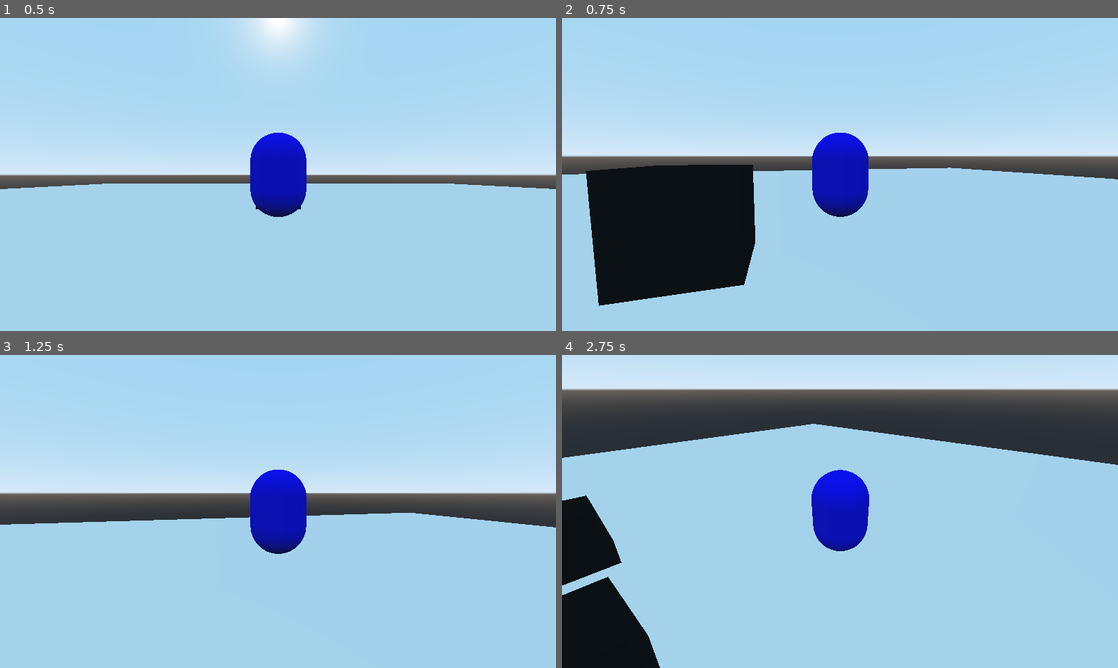
Above: before the commit, frames 1-4 (two rows, left to right).
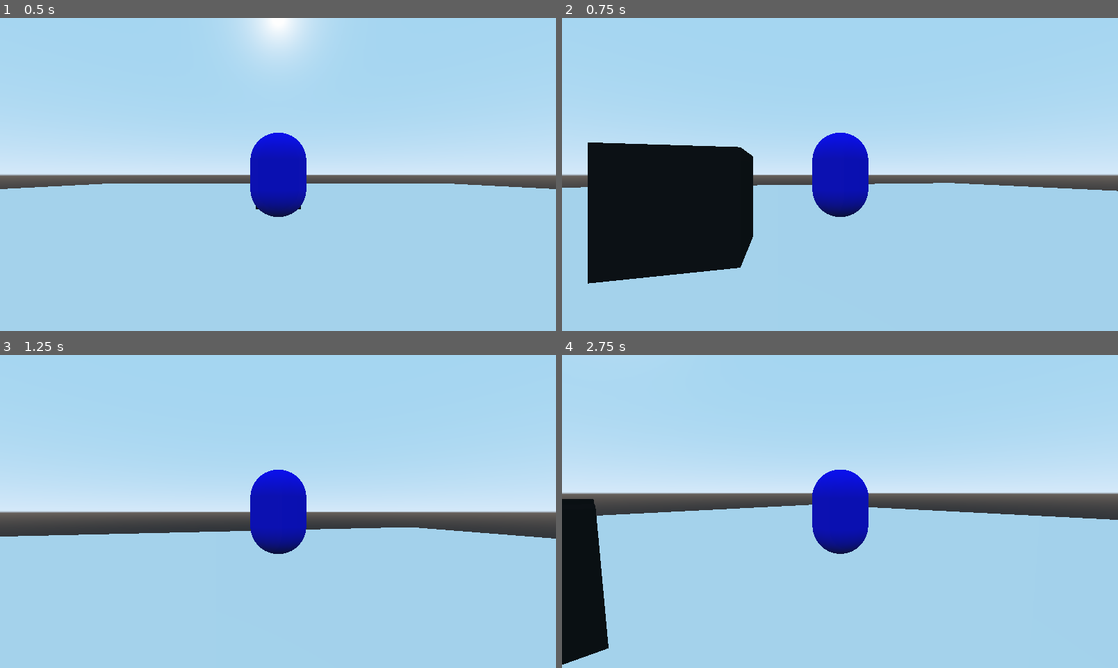
Above: after the commit, the same moments.

Repository: copsfuraxx/FallGuysLike
Game: Godot game, scene res://Scenes/Main.tscn
The game is run twice, just before and just after one commit, with the same random seed, the same clock (stepped at 60 frames per second) and the same inputs.
Inputs (mouse positions are in pixels of both pictures, inside the frame that each line leads up to):
- Up to frame 1 (0.5 s): no input
- Up to frame 2 (0.75 s): tap Enter at 0.5 s; move the mouse to (867, 174) at 0.52 s; hold Z (up) from 0.53 s (still down)
- Up to frame 3 (1.25 s): keep holding Z (up); tap Space (jump) at 0.77 s
- Up to frame 4 (2.75 s): keep holding Z (up); move the mouse to (812, 511) at 1.27 s; tap Space (jump) at 1.52 s; move the mouse to (851, 505) at 2.02 s

Frame 1 is identical in both runs. In frame 2, 9.9% of the frame differs, in the area x 0-100%, y 36-92%; in frame 3, 11%; in frame 4, 44%, in the area x 0-100%, y 0-100%.

Commit message:
control camera

Diff:
--- a/Scripts/Player.gd
+++ b/Scripts/Player.gd
@@ -16,8 +16,8 @@
 
 func _physics_process(delta):
 	rotation_degrees.y -= cameraRY
-	if($RotationX.rotation_degrees.x + cameraRX > -90 && $RotationX.rotation_degrees.x + cameraRX < 0):
-		$RotationX.rotation_degrees.x += cameraRX
+	if($RotationX.rotation_degrees.x - cameraRX > -90 && $RotationX.rotation_degrees.x - cameraRX < 0):
+		$RotationX.rotation_degrees.x -= cameraRX
 	cameraRY = .0
 	cameraRX = .0
 
@@ -55,4 +55,4 @@
 func _input(event):
 	if event is InputEventMouseMotion:
 		cameraRY += event.relative.x
-		cameraRX += event.relative.y
+		cameraRX += event.relative.y/2
